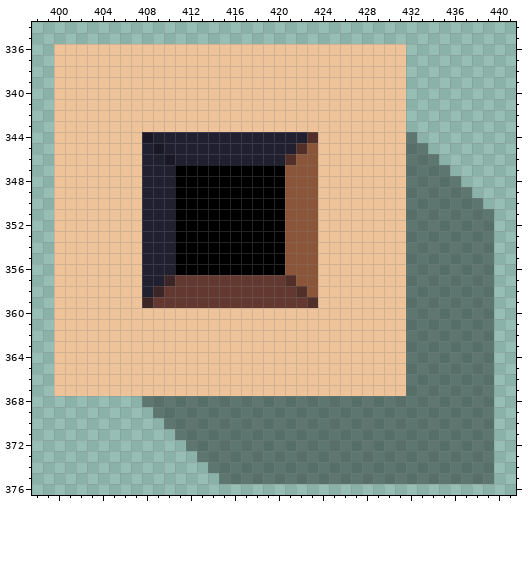
Edited in one commit: pixel-art file (core/assets/maps/city.ase). The first picture shows the starting point.
512x896 pixels, 1 frame. Colours within 5 levels of each other are drawn and written as one. Shown: x 398..441, y 334..376. The commit also changed other parts of the picture, which this record leaves out.
After the commit:
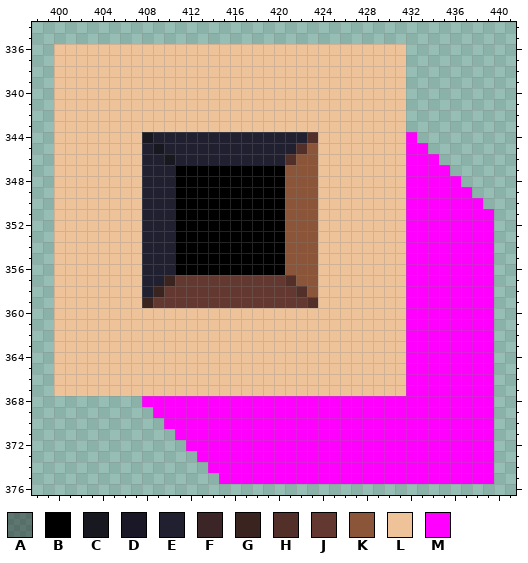
Palette (. is transparent): A #00000060  B #000000  C #181820  D #1a1827  E #202031  F #3c2526  G #392420  H #523029  J #623831  K #8b5539  L #eec39a  M #ff00ff
What changed:
--- layer "Layer"
@@ x 398..441 @@
 343 ..LLLLLLLLLLLLLLLLLLLLLLLLLLLLLLLL..........
-344 ..LLLLLLLLDEEEEEEEEEEEEEEHLLLLLLLLA.........
-345 ..LLLLLLLLEDEEEEEEEEEEEEHKLLLLLLLLAA........
-346 ..LLLLLLLLEEDEEEEEEEEEEHKKLLLLLLLLAAA.......
-347 ..LLLLLLLLEEEBBBBBBBBBBKKKLLLLLLLLAAAA......
-348 ..LLLLLLLLEEEBBBBBBBBBBKKKLLLLLLLLAAAAA.....
-349 ..LLLLLLLLEEEBBBBBBBBBBKKKLLLLLLLLAAAAAA....
-350 ..LLLLLLLLEEEBBBBBBBBBBKKKLLLLLLLLAAAAAAA...
-351 ..LLLLLLLLEEEBBBBBBBBBBKKKLLLLLLLLAAAAAAAA..
-352 ..LLLLLLLLEEEBBBBBBBBBBKKKLLLLLLLLAAAAAAAA..
-353 ..LLLLLLLLEEEBBBBBBBBBBKKKLLLLLLLLAAAAAAAA..
-354 ..LLLLLLLLEEEBBBBBBBBBBKKKLLLLLLLLAAAAAAAA..
-355 ..LLLLLLLLEEEBBBBBBBBBBKKKLLLLLLLLAAAAAAAA..
-356 ..LLLLLLLLEEEBBBBBBBBBBKKKLLLLLLLLAAAAAAAA..
-357 ..LLLLLLLLEEFJJJJJJJJJJHKKLLLLLLLLAAAAAAAA..
-358 ..LLLLLLLLEFJJJJJJJJJJJJHKLLLLLLLLAAAAAAAA..
-359 ..LLLLLLLLFJJJJJJJJJJJJJJHLLLLLLLLAAAAAAAA..
-360 ..LLLLLLLLLLLLLLLLLLLLLLLLLLLLLLLLAAAAAAAA..
-361 ..LLLLLLLLLLLLLLLLLLLLLLLLLLLLLLLLAAAAAAAA..
-362 ..LLLLLLLLLLLLLLLLLLLLLLLLLLLLLLLLAAAAAAAA..
-363 ..LLLLLLLLLLLLLLLLLLLLLLLLLLLLLLLLAAAAAAAA..
-364 ..LLLLLLLLLLLLLLLLLLLLLLLLLLLLLLLLAAAAAAAA..
-365 ..LLLLLLLLLLLLLLLLLLLLLLLLLLLLLLLLAAAAAAAA..
-366 ..LLLLLLLLLLLLLLLLLLLLLLLLLLLLLLLLAAAAAAAA..
-367 ..LLLLLLLLLLLLLLLLLLLLLLLLLLLLLLLLAAAAAAAA..
-368 ..........AAAAAAAAAAAAAAAAAAAAAAAAAAAAAAAA..
-369 ...........AAAAAAAAAAAAAAAAAAAAAAAAAAAAAAA..
-370 ............AAAAAAAAAAAAAAAAAAAAAAAAAAAAAA..
-371 .............AAAAAAAAAAAAAAAAAAAAAAAAAAAAA..
-372 ..............AAAAAAAAAAAAAAAAAAAAAAAAAAAA..
-373 ...............AAAAAAAAAAAAAAAAAAAAAAAAAAA..
-374 ................AAAAAAAAAAAAAAAAAAAAAAAAAA..
-375 .................AAAAAAAAAAAAAAAAAAAAAAAAA..
+344 ..LLLLLLLLCEEEEEEEEEEEEEEHLLLLLLLLM.........
+345 ..LLLLLLLLECEEEEEEEEEEEEHKLLLLLLLLMM........
+346 ..LLLLLLLLEECEEEEEEEEEEHKKLLLLLLLLMMM.......
+347 ..LLLLLLLLEEEBBBBBBBBBBKKKLLLLLLLLMMMM......
+348 ..LLLLLLLLEEEBBBBBBBBBBKKKLLLLLLLLMMMMM.....
+349 ..LLLLLLLLEEEBBBBBBBBBBKKKLLLLLLLLMMMMMM....
+350 ..LLLLLLLLEEEBBBBBBBBBBKKKLLLLLLLLMMMMMMM...
+351 ..LLLLLLLLEEEBBBBBBBBBBKKKLLLLLLLLMMMMMMMM..
+352 ..LLLLLLLLEEEBBBBBBBBBBKKKLLLLLLLLMMMMMMMM..
+353 ..LLLLLLLLEEEBBBBBBBBBBKKKLLLLLLLLMMMMMMMM..
+354 ..LLLLLLLLEEEBBBBBBBBBBKKKLLLLLLLLMMMMMMMM..
+355 ..LLLLLLLLEEEBBBBBBBBBBKKKLLLLLLLLMMMMMMMM..
+356 ..LLLLLLLLEEEBBBBBBBBBBKKKLLLLLLLLMMMMMMMM..
+357 ..LLLLLLLLEEGJJJJJJJJJJHKKLLLLLLLLMMMMMMMM..
+358 ..LLLLLLLLEGJJJJJJJJJJJJHKLLLLLLLLMMMMMMMM..
+359 ..LLLLLLLLGJJJJJJJJJJJJJJHLLLLLLLLMMMMMMMM..
+360 ..LLLLLLLLLLLLLLLLLLLLLLLLLLLLLLLLMMMMMMMM..
+361 ..LLLLLLLLLLLLLLLLLLLLLLLLLLLLLLLLMMMMMMMM..
+362 ..LLLLLLLLLLLLLLLLLLLLLLLLLLLLLLLLMMMMMMMM..
+363 ..LLLLLLLLLLLLLLLLLLLLLLLLLLLLLLLLMMMMMMMM..
+364 ..LLLLLLLLLLLLLLLLLLLLLLLLLLLLLLLLMMMMMMMM..
+365 ..LLLLLLLLLLLLLLLLLLLLLLLLLLLLLLLLMMMMMMMM..
+366 ..LLLLLLLLLLLLLLLLLLLLLLLLLLLLLLLLMMMMMMMM..
+367 ..LLLLLLLLLLLLLLLLLLLLLLLLLLLLLLLLMMMMMMMM..
+368 ..........MMMMMMMMMMMMMMMMMMMMMMMMMMMMMMMM..
+369 ...........MMMMMMMMMMMMMMMMMMMMMMMMMMMMMMM..
+370 ............MMMMMMMMMMMMMMMMMMMMMMMMMMMMMM..
+371 .............MMMMMMMMMMMMMMMMMMMMMMMMMMMMM..
+372 ..............MMMMMMMMMMMMMMMMMMMMMMMMMMMM..
+373 ...............MMMMMMMMMMMMMMMMMMMMMMMMMMM..
+374 ................MMMMMMMMMMMMMMMMMMMMMMMMMM..
+375 .................MMMMMMMMMMMMMMMMMMMMMMMMM..
 376 ............................................
Pixel boxes of the changes (left, top, right, bottom) in both pictures:
changed: (142, 132, 494, 484)
